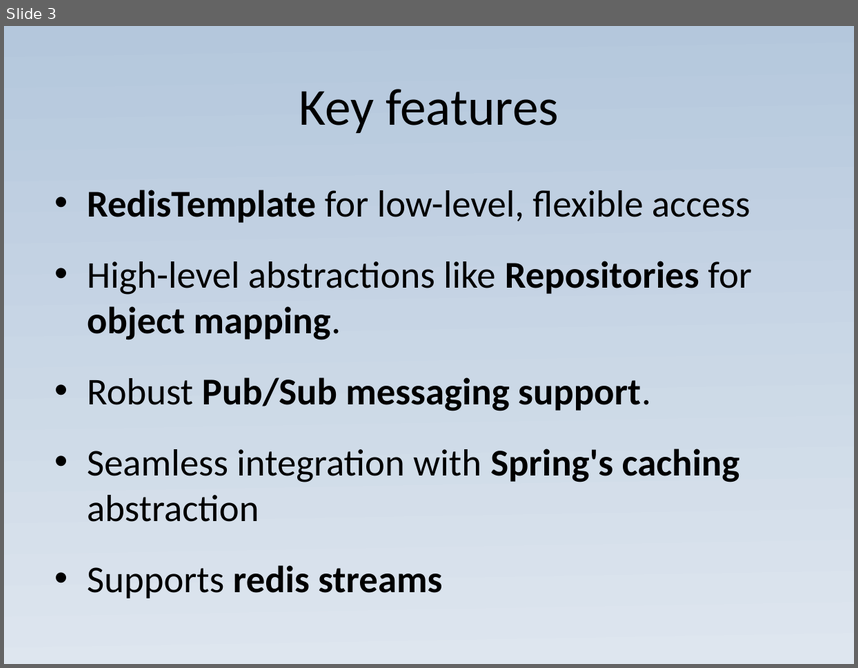
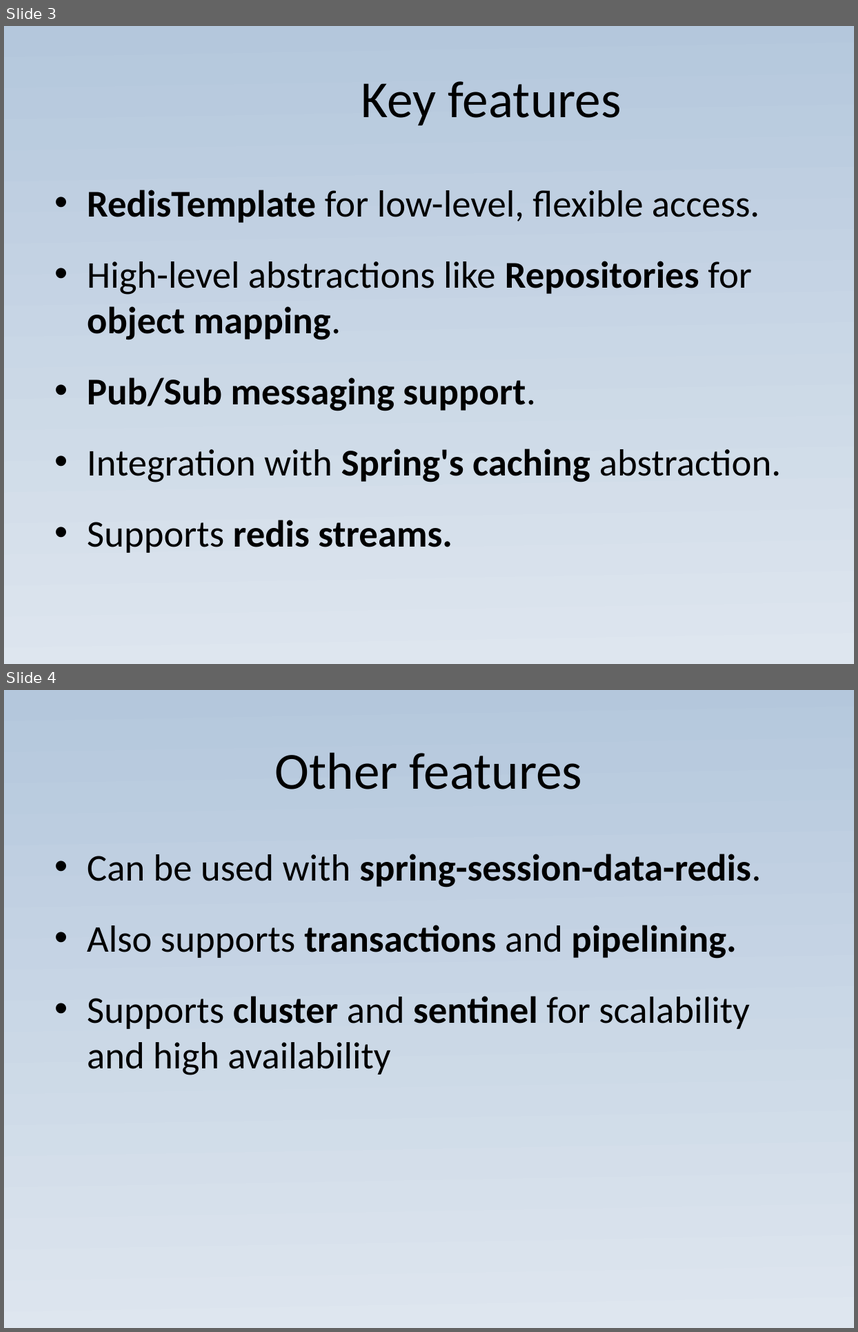
Before and after one commit to JoaoGuilhermedeSa/spring-data-redis, a slide deck: spring_data_redis_presentation_with_code.pptx. Shown one above the other, each under a label of ours: slide 3 before the commit, slides 3 and 4 after it. The pictures are 858x668 and 858x1332 pixels, drawn with LibreOffice and Linux fonts; fonts in the diff are those of the drawing. Boxes give left, top, right and bottom in pixels: in the first picture for what was removed or moved away, otherwise in the second. Text is boxed around its words. In the diff, an @@ line names an element or a change of style, - is before the commit and + after.

```diff
--- a/spring_data_redis_presentation_with_code.pptx
+++ b/spring_data_redis_presentation_with_code.pptx
@@ slide 4 added at [4,690,854,1328], background gradient #B4C7DC to #DEE6EF @@
@@ title added at [274,752,583,789], 44 pt, text #000000 @@
+Other features
@@ text added at [87,854,761,1075], 32 pt, text #000000 @@
+• Can be used with spring-session-data-redis.
+• Also supports transactions and pipelining.
+• Supports cluster and sentinel for scalability and high availability
@@ slide 3 changed as well @@
@@ title "Key features": place and size @@
-title "Key features" at [299,89,559,133]
+title "Key features" at [361,81,622,125]
@@ text at [87,190,760,223]: text changed @@
-• RedisTemplate for low-level, flexible access
+• RedisTemplate for low-level, flexible access.
@@ text at [87,377,781,552]: text changed @@
-• Robust Pub/Sub messaging support.
-• Seamless integration with Spring's caching abstraction
-• Supports redis streams
+• Pub/Sub messaging support.
+• Integration with Spring's caching abstraction.
+• Supports redis streams.
```
Also in this commit, not shown: 4 other slides changed, 2 other slides added, 2 slides removed, 1 other file.
